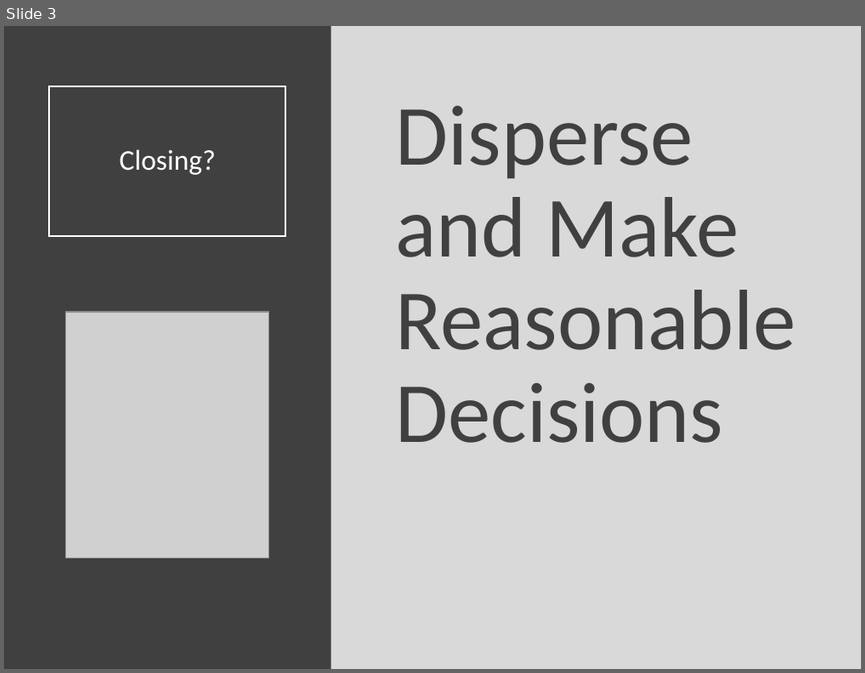
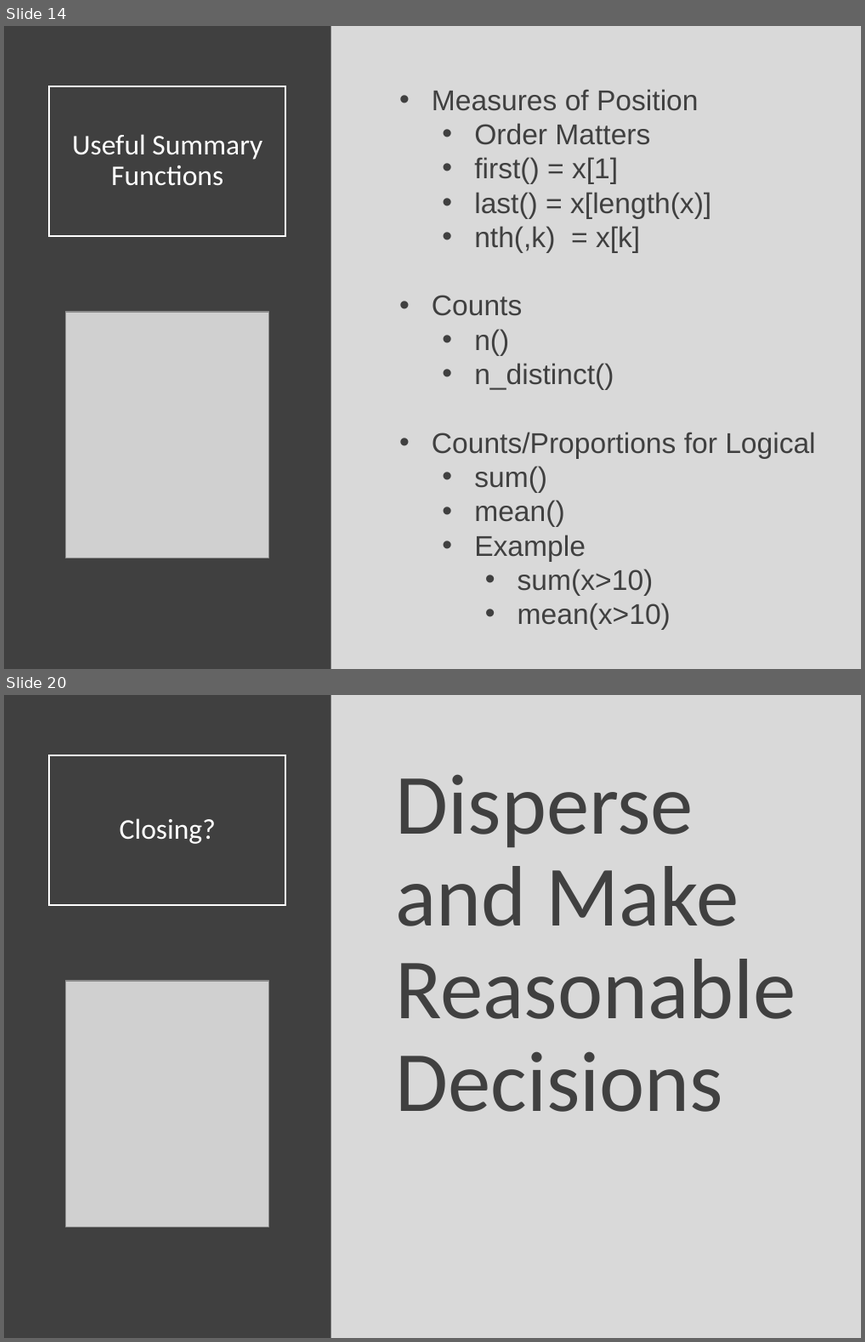
Before and after one commit to Yixf-Self/STOR320_WEBSITE, a slide deck: Lecture/Lecture 6/Lecture 6.pptx. Shown one above the other, each under a label of ours: slide 3 before the commit, slides 14 and 20 after it; the slides between them are not shown. The pictures are 865x673 and 865x1342 pixels, drawn with LibreOffice and Linux fonts; fonts in the diff are those of the drawing; grey boxes stand for pictures. Boxes give left, top, right and bottom in pixels: in the first picture for what was removed or moved away, otherwise in the second. Text is boxed around its words. In the diff, an @@ line names an element or a change of style, - is before the commit and + after.

```diff
--- a/Lecture/Lecture 6/Lecture 6.pptx
+++ b/Lecture/Lecture 6/Lecture 6.pptx
@@ slide 14 added at (4,26,861,669), background #D9D9D9 @@
@@ rectangle added at (4,26,331,669), fill #404040 @@
@@ title added at (49,86,286,236), outline #FFFFFF 1.5 pt, 24 pt, text #FFFFFF @@
+Useful Summary
+Functions
@@ text added at (432,89,815,630), 24 pt, text #404040 @@
+• Measures of Position
+  • Order Matters
+  • first() = x[1]
+  • last() = x[length(x)]
+  • nth(,k) = x[k]
+• Counts
+  • n()
+  • n_distinct()
+• Counts/Proportions for Logical
+  • sum()
+  • mean()
+  • Example
+    • sum(x>10)
+    • mean(x>10)
@@ picture added at (66,312,268,557) @@
@@ what was slide 3 is now slide 20 @@
```
Also in this commit, not shown: 1 slide changed, 16 other slides added, 6 other files.
